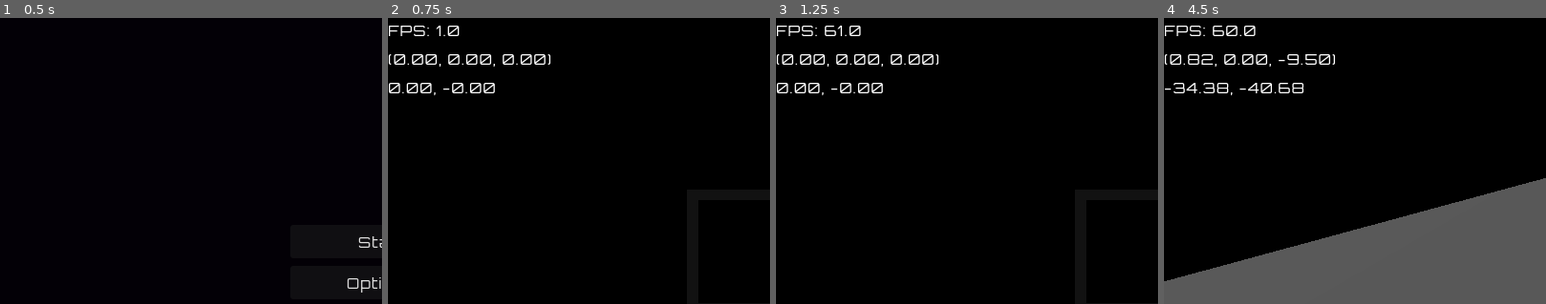
Above: before the commit, frames 1-4 (left to right).
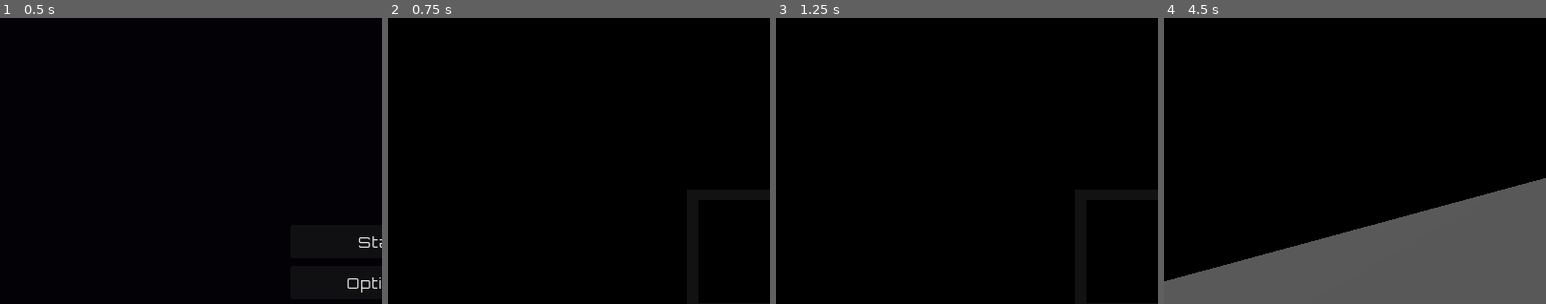
Above: after the commit, the same moments.

Repository: amr-engineer/void-ship
Game: Godot game, scene res://menus/main.tscn
Two runs of this game, one before a commit and one after it. Both use one fixed random seed, a clock stepped at 60 frames per second and the inputs below.
Inputs (mouse positions are % of the whole screen's width and height, from its top left):
- Up to frame 1 (0.5 s): no input
- Up to frame 2 (0.75 s): click "Start" at 0.5 s
- Up to frame 3 (1.25 s): no input
- Up to frame 4 (4.5 s): move the mouse to (55, 50) at 1.27 s; hold Shift (sprint) 1.28-2.03 s; hold W (move_forward) from 1.28 s (still down); tap Space (jump) at 1.52, 2.27, 3.77 s; move the mouse to (45, 50) at 2.02 s; tap Shift (sprint) at 2.1, 3.6 s; move the mouse to (52, 48) at 2.77 s; hold Shift (sprint) 2.78-3.53 s; tap Enter at 3.5 s; move the mouse to (49, 52) at 3.52 s; move the mouse to (57, 51) at 4.27 s; hold Shift (sprint) from 4.28 s (still down)
The pictures show only the part of the screen within x 0-50%, y 0-50%; the shares and areas given below are measured in that part.

Frame 1 is identical in both runs. In frame 2, 1.6% of the frame differs, in the area x 0-43%, y 2-27%; in frame 3, 1.6%; in frame 4, 1.7%, in the area x 0-45%, y 2-27%.

Commit message:
hide debug info by default

Diff:
--- a/player/player.tscn
+++ b/player/player.tscn
@@ -59,7 +59,7 @@
 visible = false
 
 [node name="debug" type="Label" parent="UI" unique_id=1778222466]
-layout_mode = 0
+visible = false
 offset_right = 40.0
 offset_bottom = 23.0
 text = "FPS: "
